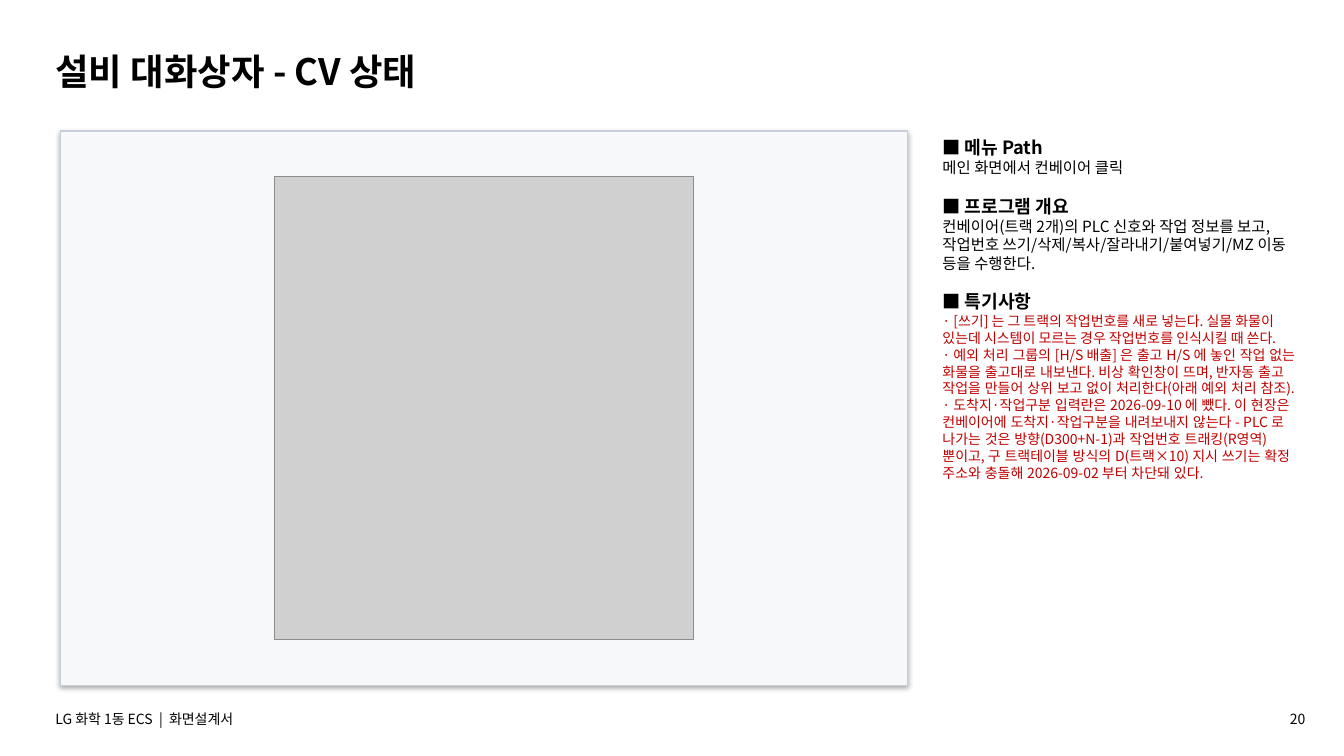
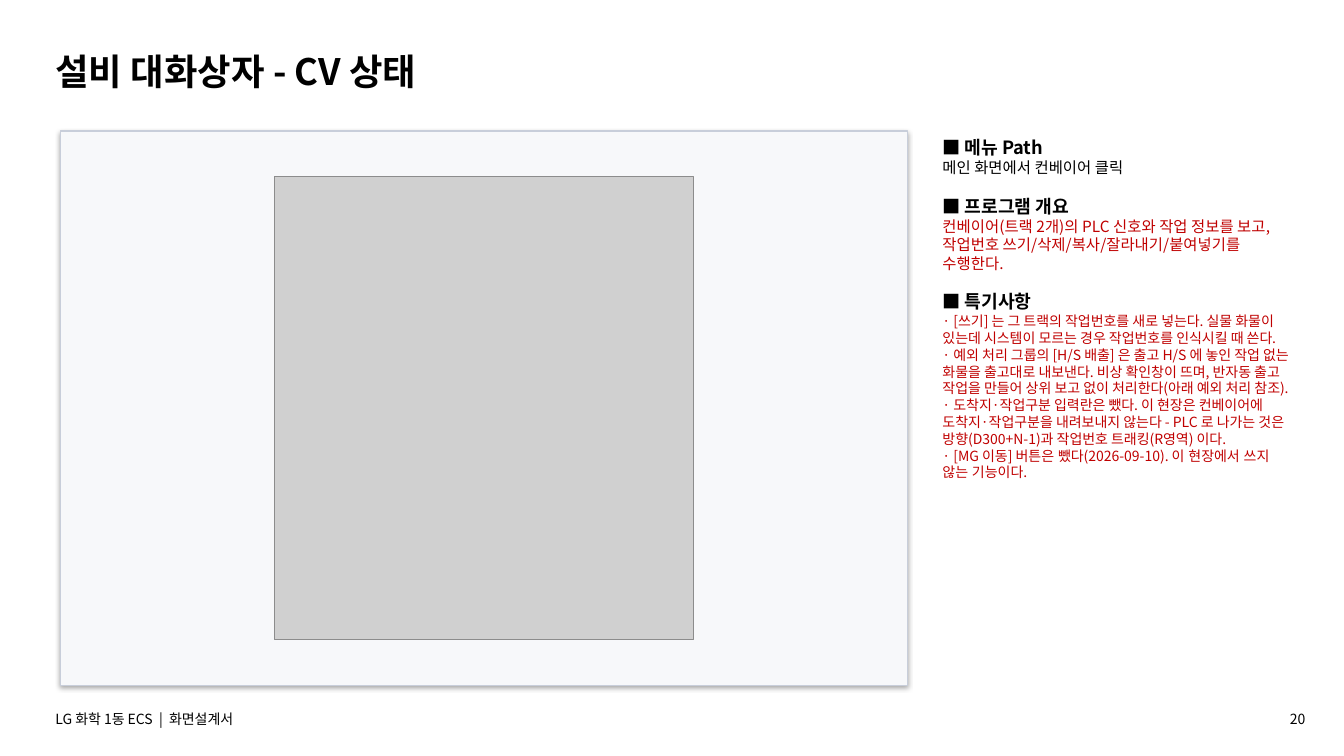
Before and after one commit to yeorijby-coder/LGLS_ALL, a slide deck: slide 20 of docs/산출물_20260909/06_ECS_화면설계서.pptx. Drawn at 1344x756 pixels with LibreOffice and Linux fonts; fonts in the diff are those of the drawing; grey boxes stand for pictures. Boxes give left, top, right and bottom in pixels: in the first picture for what was removed or moved away, otherwise in the second. Text is boxed around its words. In the diff, an @@ line names an element or a change of style, - is before the commit and + after.

```diff
--- a/docs/산출물_20260909/06_ECS_화면설계서.pptx
+++ b/docs/산출물_20260909/06_ECS_화면설계서.pptx
@@ text at (x1=942, y1=219, x2=1270, y2=271): text changed; text colour #000000 to #C00000 @@
-컨베이어(트랙 2개)의 PLC 신호와 작업 정보를 보고, 작업번호 쓰기/삭제/복사/잘라내기/붙여넣기/MZ 이동 등을 수행한다.
+컨베이어(트랙 2개)의 PLC 신호와 작업 정보를 보고, 작업번호 쓰기/삭제/복사/잘라내기/붙여넣기를 수행한다.
@@ text at (x1=942, y1=398, x2=1284, y2=478): text changed @@
-· 도착지·작업구분 입력란은 2026-09-10 에 뺐다. 이 현장은 컨베이어에 도착지·작업구분을 내려보내지 않는다 - PLC 로 나가는 것은 방향(D300+N-1)과 작업번호 트래킹(R영역)뿐이고, 구 트랙테이블 방식의 D(트랙×10) 지시 쓰기는 확정 주소와 충돌해 2026-09-02 부터 차단돼 있다.
+· 도착지·작업구분 입력란은 뺐다. 이 현장은 컨베이어에 도착지·작업구분을 내려보내지 않는다 - PLC 로 나가는 것은 방향(D300+N-1)과 작업번호 트래킹(R영역) 이다.
+· [MG 이동] 버튼은 뺐다(2026-09-10). 이 현장에서 쓰지 않는 기능이다.
```
Also in this commit, not shown: 2 other slides changed, 9 other files.
